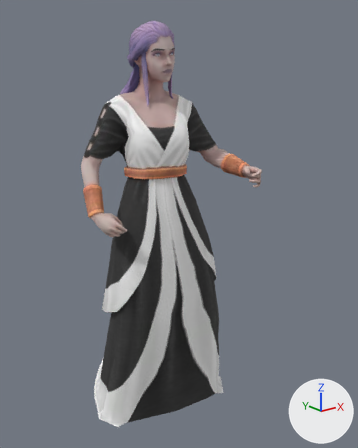
A saved change to the glTF model public/assets/unit-models/109-lampades.glb.
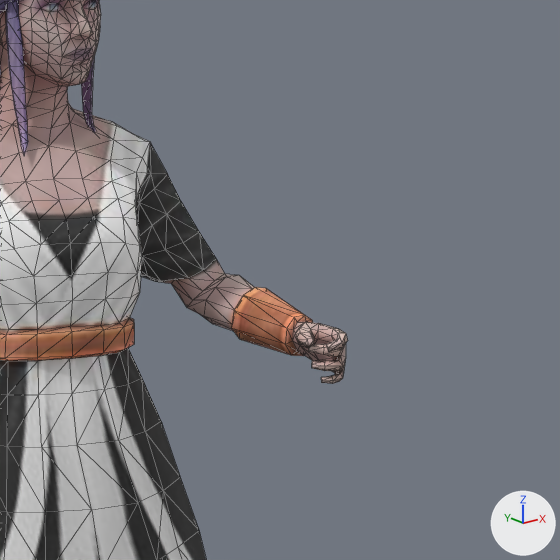
There are two pictures of each version: one whole from a 50 mm camera at (-1.81, -2.55, 2.25) aimed at (0.09, -0.17, 1.3), one close up on the part from 39% to 94% of the width and 12% to 56% of the height. Arrows for +X, +Y and +Z are at lower right; the lights stay in place. The older version's two pictures come first. The close-ups show mesh edges as thin lines. Vertices at exactly the same position are counted once.

The scene before the commit, as lines of its bpy script (objects in view):
```python
me_mesh_0 = bpy.data.meshes.new('Mesh_0')
me_mesh_0.from_pydata(...)  # 1572 vertices, 3108 faces; spans x -0.49..0.49, y -0.62..0.56, z -0.05..2.51
me_mesh_0.materials.append(mat_material_0)  # picture img_image_0
ob_mesh_0 = bpy.data.objects.new('Mesh_0', me_mesh_0)
ob_mesh_0.location = (0.0, 0.0, 0.0)
```
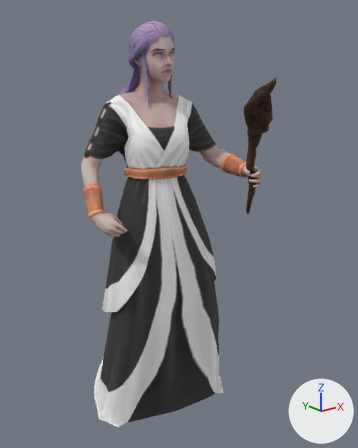
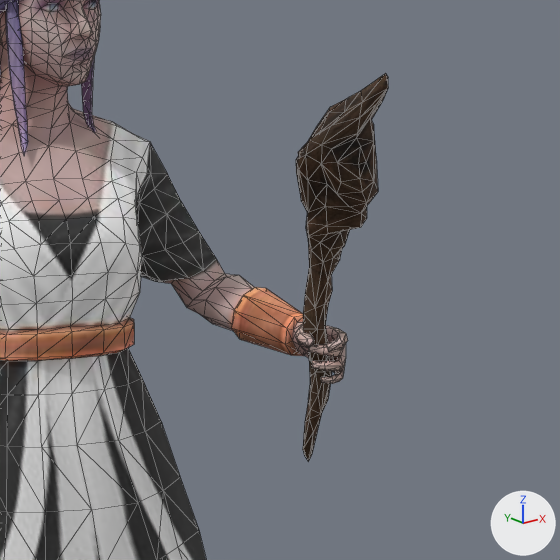
Boxes (x1, y1, x2, y2) around the edits, measured in the close-ups (560 x 560 px):
'Mesh_0', reshaped
    before: (0, 0, 348, 560)
    after: (0, 0, 388, 560)
part 1 of me_mesh_0, added
    after: (296, 73, 388, 462)

Edits to the bpy script that builds the scene:
```text
Add img_image_1:
    img_image_1 = load_image('Image_1', '_unpacked/Image_1', 512, 512, 'sRGB')
Add mat_material_1:
    mat_material_1 = principled_material('Material_1')
    mat_material_1.texture = img_image_1
    mat_material_1.metallic = 0.05
    mat_material_1.roughness = 0.85
Change me_mesh_0:
    used by ob_mesh_0; location = (0.0, 0.0, 0.0)
    remove me_mesh_0.from_pydata(...)  # 1572 vertices, 3108 faces; spans x -0.49..0.49, y -0.62..0.56, z -0.05..2.51
    add me_mesh_0.from_pydata(...)  # 1751 vertices, 3462 faces; spans x -0.49..0.49, y -0.82..0.56, z -0.05..2.51
    me_mesh_0 part 1: a new loose piece of 179 vertices spanning x 0.09..0.43, y -0.82..-0.44, z 1.36..2.21, in mat_material_1 (picture img_image_1)
    add me_mesh_0.materials.append(mat_material_1)  # picture img_image_1
```
